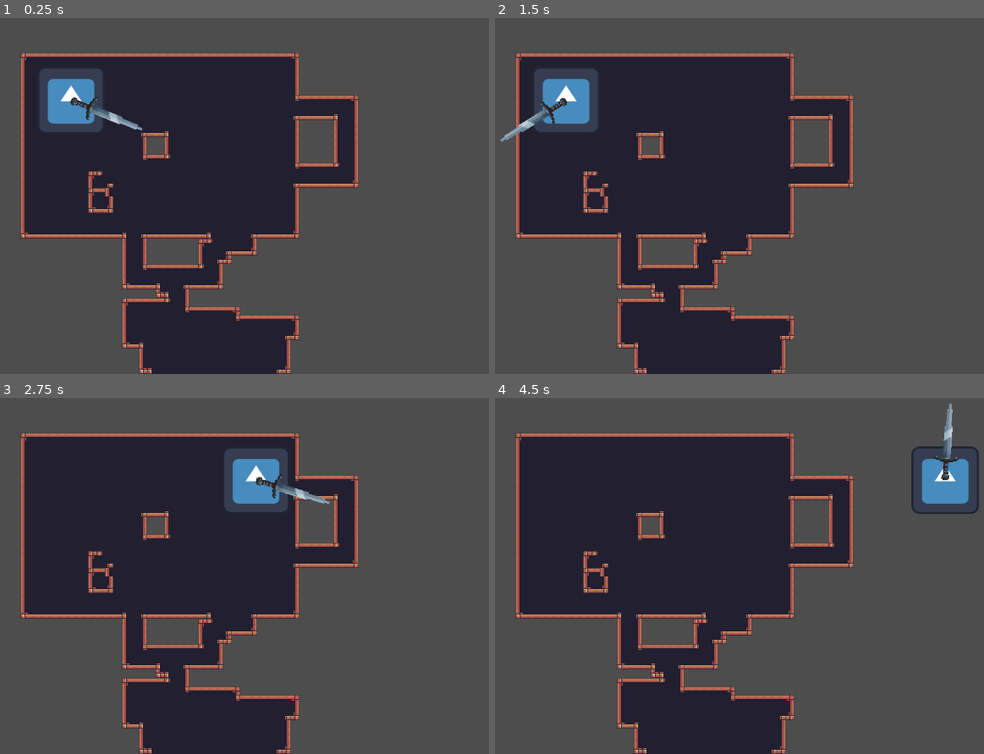
Above: before the commit, frames 1-4 (two rows, left to right).
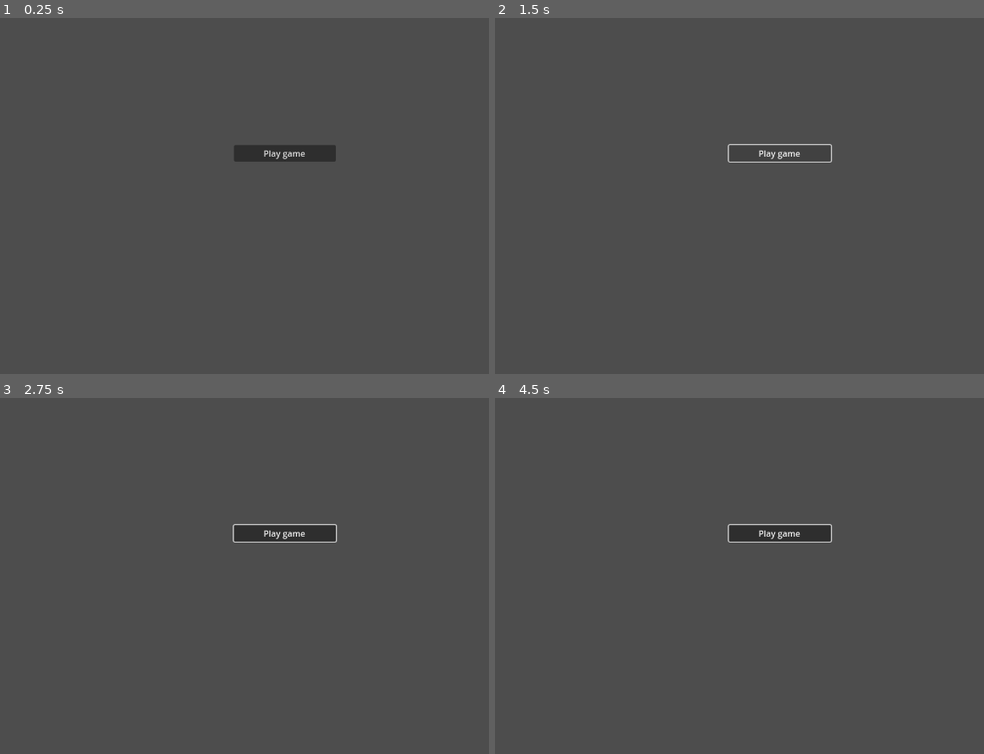
Above: after the commit, the same moments.

Repository: AntonioLive8166GameDev/runes-of-the-forsaken
Game: Godot game, scene res://scenes/main_menu.tscn
The game is run twice, just before and just after one commit, with the same random seed, the same clock (stepped at 60 frames per second) and the same inputs. Before the commit the project starts from res://scenes/levels/test_main_scene.tscn. The engine's default icon, where the game draws it, is replaced by a stand-in: a white triangle on a blue panel in a dark square.
Inputs (mouse positions are in pixels of both pictures, inside the frame that each line leads up to):
- Up to frame 1 (0.25 s): no input
- Up to frame 2 (1.5 s): click (778, 153) at 0.5 s, where only the run after the commit has a clickable "Play game"; click (778, 153) at 1.25 s, where only the run after the commit has a clickable "Play game"
- Up to frame 3 (2.75 s): tap Enter at 2 s; move the mouse to (425, 543) at 2.02 s; hold D (right) from 2.03 s (still down); tap Backspace at 2.1 s; click (425, 543) at 2.17 s
- Up to frame 4 (4.5 s): release D (right) at 2.75 s; drag from (631, 583) to (788, 490) at 2.77 s; move the mouse to (837, 479) at 3.52 s; hold D (right) 3.53-4.25 s; tap F at 3.6 s; drag from (734, 640) to (568, 508) at 4.27 s

The runs differ from the first frame. In frame 1, 39% of the frame differs, in the area x 4-74%, y 9-100%; in frame 2, 40%; in frame 3, 39%; in frame 4, 42%, in the area x 4-99%, y 1-100%.

Commit message:
Internationalization and main scene set up

Diff:
--- a/project.godot
+++ b/project.godot
@@ -11,7 +11,7 @@
 [application]
 
 config/name="Runes of the Forsaken"
-run/main_scene="uid://bxkfibaim0upy"
+run/main_scene="uid://dpxs5ipxdxdmw"
 config/features=PackedStringArray("4.4", "Forward Plus")
 config/icon="res://icon.svg"
 
@@ -36,7 +36,8 @@
 folder_colors={
 "res://resourses/": "red",
 "res://scenes/": "orange",
-"res://scripts/": "yellow"
+"res://scripts/": "yellow",
+"res://translations/": "green"
 }
 
 [global_group]
@@ -72,6 +73,11 @@
 ]
 }
 
+[internationalization]
+
+locale/translations=PackedStringArray("res://translations/ui_text.en.translation", "res://translations/ui_text.es.translation")
+locale/locale_filter_mode=0
+
 [rendering]
 
 textures/canvas_textures/default_texture_filter=0
--- /dev/null
+++ b/scenes/main_menu.gd
@@ -0,0 +1,5 @@
+extends Control
+
+
+#func _ready() -> void:
+	#TranslationServer.set_locale("en")
--- /dev/null
+++ b/scenes/main_menu.tscn
@@ -0,0 +1,22 @@
+[gd_scene load_steps=2 format=3 uid="uid://dpxs5ipxdxdmw"]
+
+[ext_resource type="Script" uid="uid://y7tk4nyf4jn2" path="res://scenes/main_menu.gd" id="1_l6cm7"]
+
+[node name="MainMenu" type="Control"]
+layout_mode = 3
+anchors_preset = 15
+anchor_right = 1.0
+anchor_bottom = 1.0
+offset_right = -1280.0
+offset_bottom = -720.0
+grow_horizontal = 2
+grow_vertical = 2
+script = ExtResource("1_l6cm7")
+
+[node name="Button" type="Button" parent="."]
+layout_mode = 0
+offset_left = 564.0
+offset_top = 287.0
+offset_right = 757.0
+offset_bottom = 318.0
+text = "main_menu.button.play"
--- /dev/null
+++ b/translations/ui_text.csv
@@ -0,0 +1,2 @@
+keys;en;es
+main_menu.button.play;Play game;Jugar sisisi
Not shown, added: scenes/main_menu.gd.uid
Not shown, added: translations/ui_text.csv.import
Binary file added: translations/ui_text.en.translation
Binary file added: translations/ui_text.es.translation
